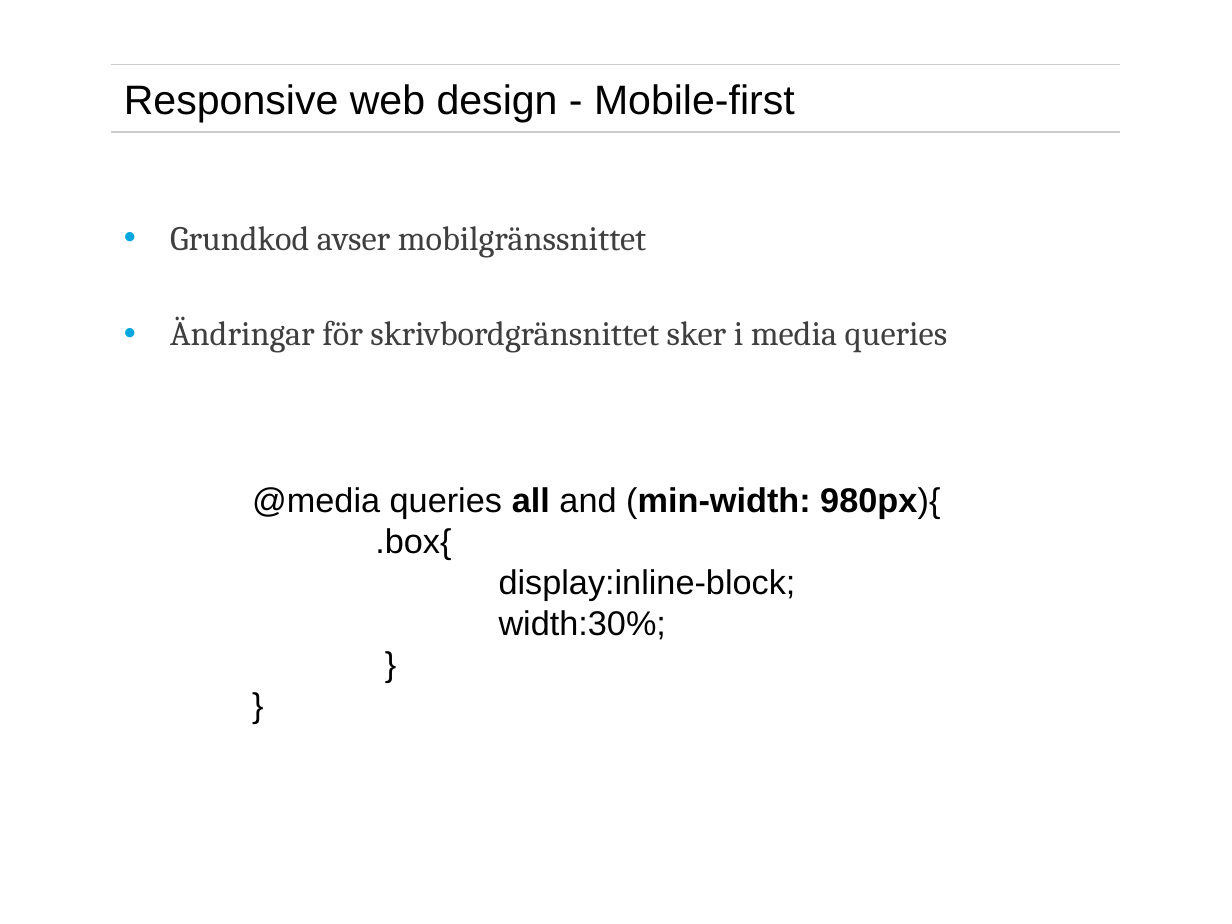
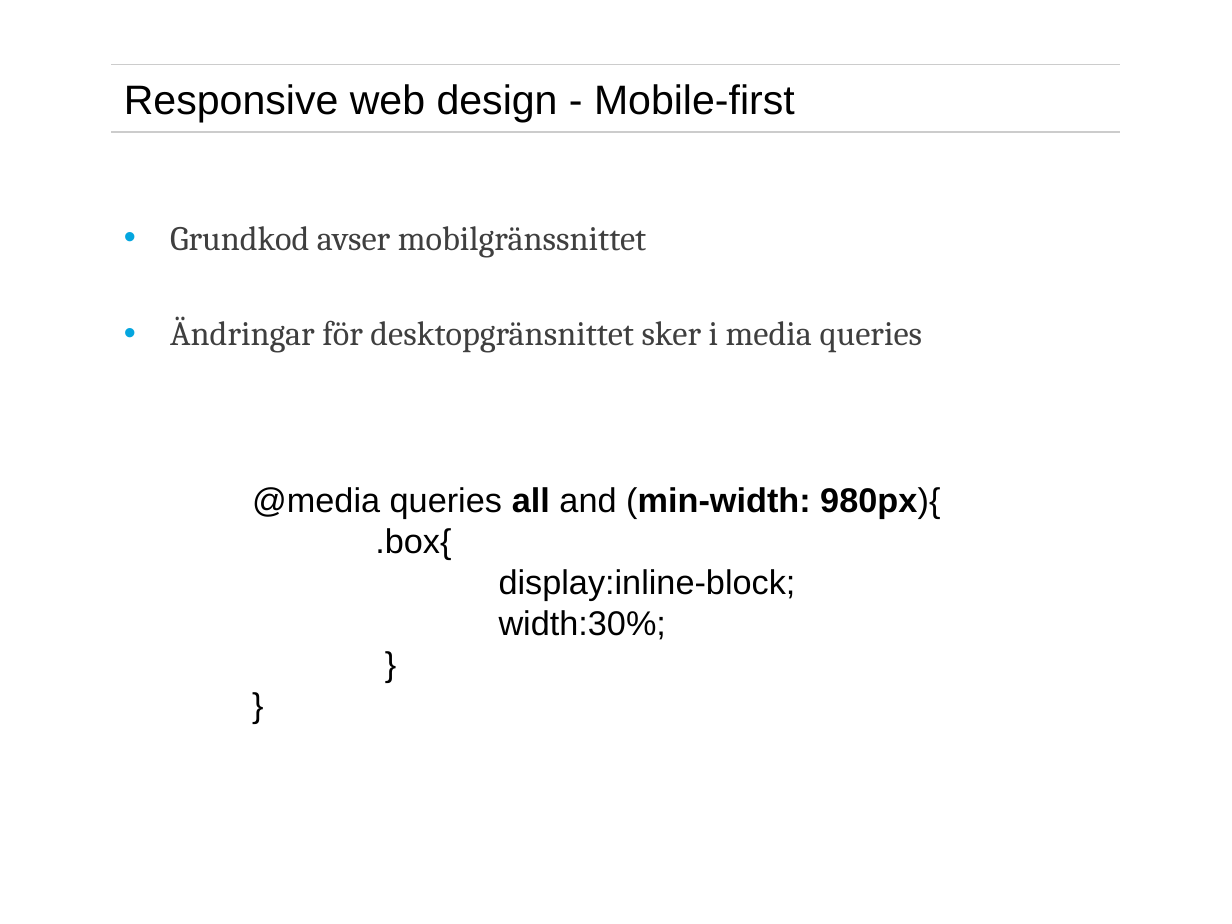
Before and after one commit to eduardocastaneda/exjobb, a slide deck: slide 14 of presentation/exjobbspresentationrecover.pptx. Drawn at 1232x924 pixels with LibreOffice and Linux fonts; fonts in the diff are those of the drawing; background and template pictures are left out. Boxes give left, top, right and bottom in pixels: in the first picture for what was removed or moved away, otherwise in the second. Text is boxed around its words. In the diff, an @@ line names an element or a change of style, - is before the commit and + after.

```diff
--- a/presentation/exjobbspresentationrecover.pptx
+++ b/presentation/exjobbspresentationrecover.pptx
@@ text at (170, 316, 923, 353): text changed @@
-• Ändringar för skrivbordgränsnittet sker i media queries
+• Ändringar för desktopgränsnittet sker i media queries
```
Also in this commit, not shown: 18 other slides changed, 7 other files.
